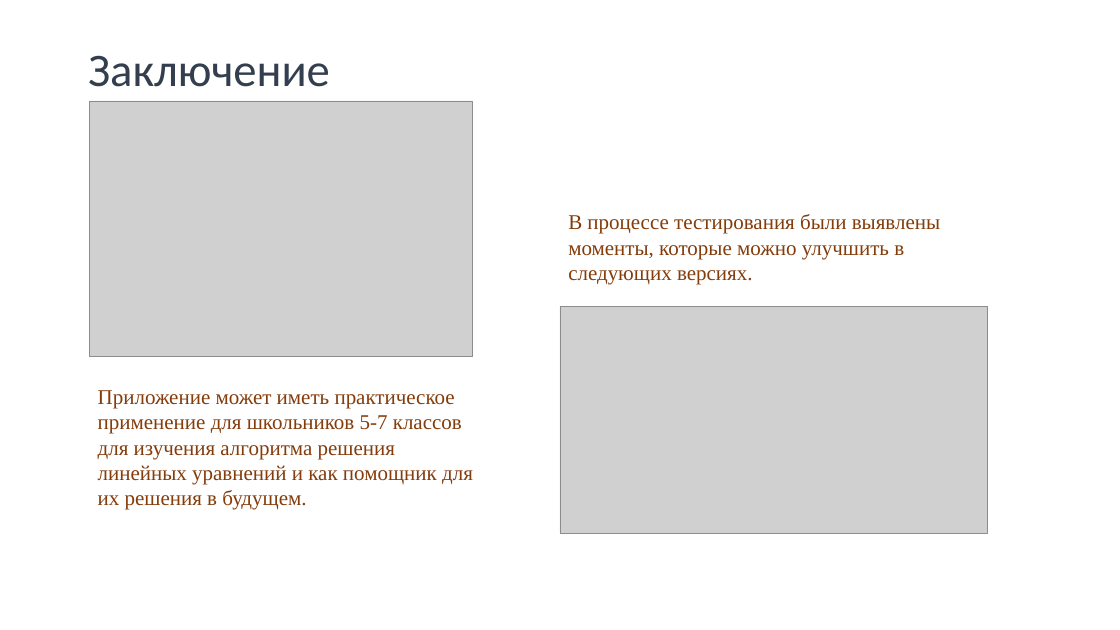
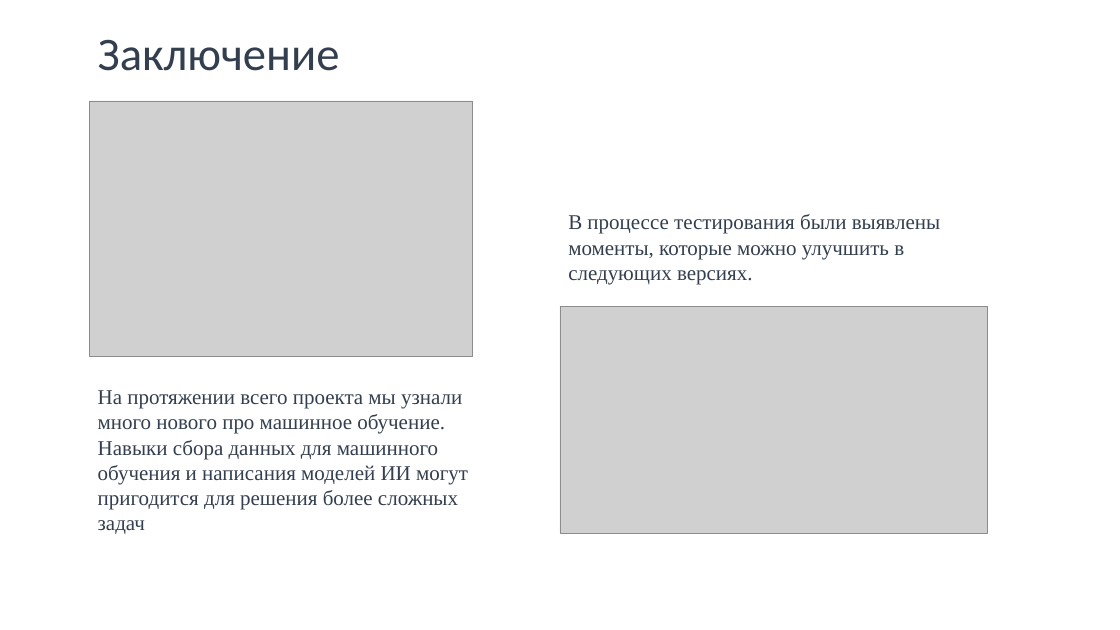
Before and after one commit to alivia-school/project-6c-ML, a slide deck: slide 9 of docs/Презентация.Машинное обучение.pptx. Drawn at 1120x630 pixels with LibreOffice and Linux fonts; fonts in the diff are those of the drawing; grey boxes stand for pictures; background and template pictures are left out. Boxes give left, top, right and bottom in pixels: in the first picture for what was removed or moved away, otherwise in the second. Text is boxed around its words. In the diff, an @@ line names an element or a change of style, - is before the commit and + after.

```diff
--- a/docs/Презентация.Машинное обучение.pptx
+++ b/docs/Презентация.Машинное обучение.pptx
@@ text "Заключение": place and size @@
-text "Заключение" at <box>88,55,330,87</box>
+text "Заключение" at <box>98,39,340,71</box>
@@ text "В процессе тестирования были выявлены ..." at <box>568,214,940,285</box>: text colour #843C0B to #333F50 @@
@@ text at <box>98,390,468,534</box>: text changed; text colour #843C0B to #333F50 @@
-Приложение может иметь практическое применение для школьников 5-7 классов для изучения алгоритма решения линейных уравнений и как помощник для их решения в будущем.
+На протяжении всего проекта мы узнали много нового про машинное обучение. Навыки сбора данных для машинного обучения и написания моделей ИИ могут пригодится для решения более сложных задач
```
Also in this commit, not shown: 7 other slides changed.
